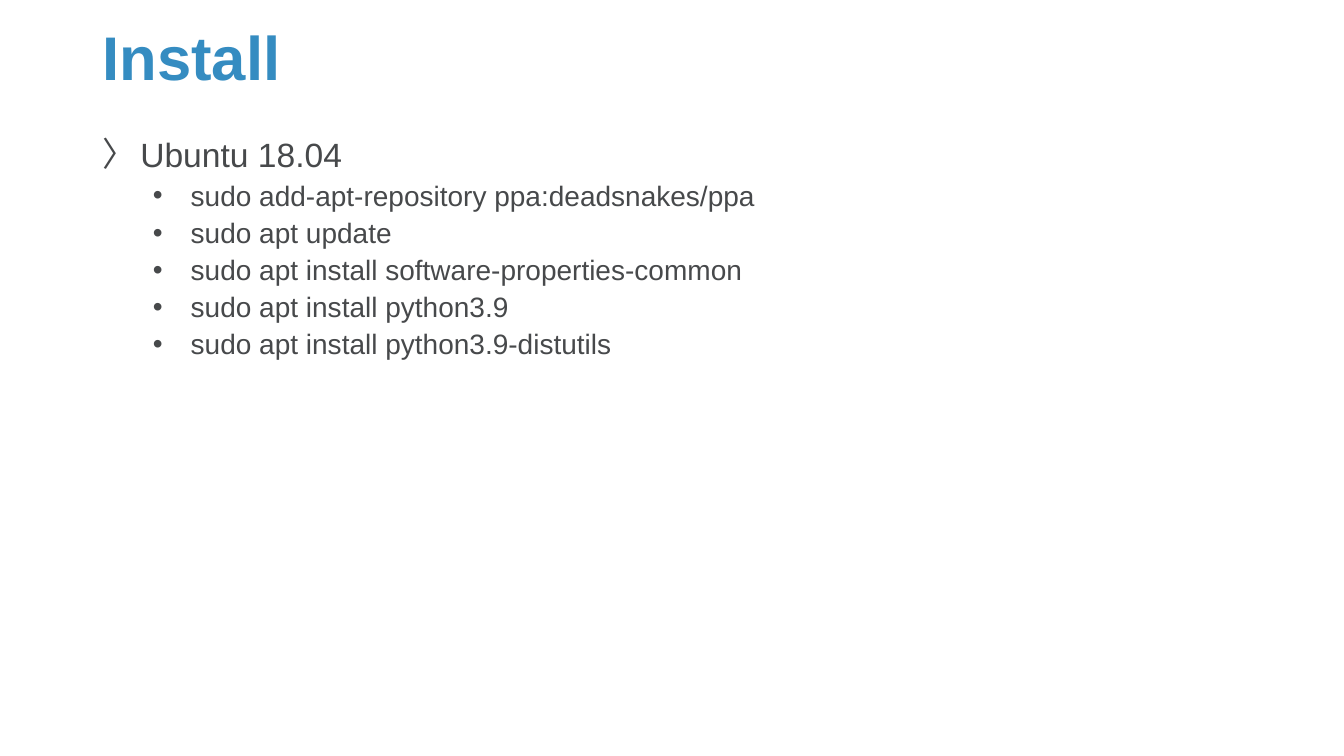
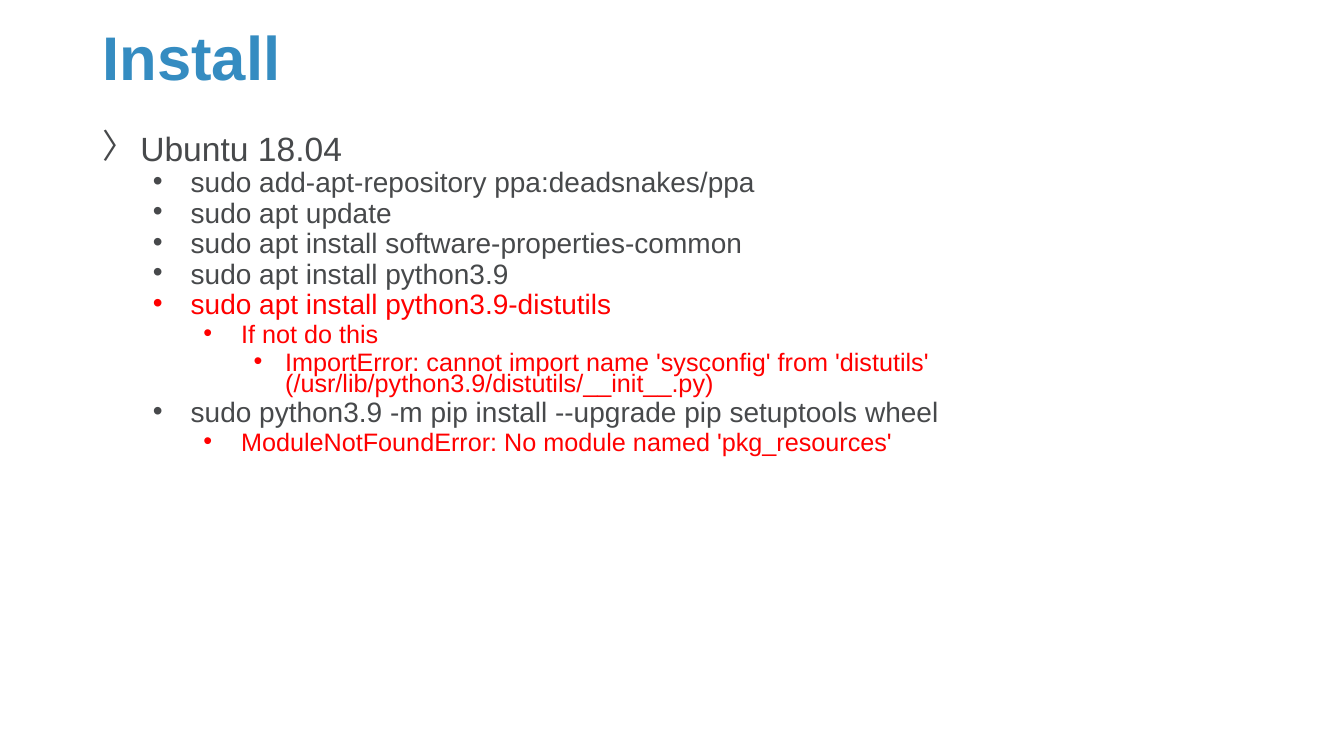
Before and after one commit to Sparks-Lu/TechNotes, a slide deck: slide 3 of Python/Python-Notes.pptx. Drawn at 1344x756 pixels with LibreOffice and Linux fonts; fonts in the diff are those of the drawing; background and template pictures are left out. Boxes give left, top, right and bottom in pixels: in the first picture for what was removed or moved away, otherwise in the second. Text is boxed around its words. In the diff, an @@ line names an element or a change of style, - is before the commit and + after.

```diff
--- a/Python/Python-Notes.pptx
+++ b/Python/Python-Notes.pptx
@@ text at (x1=140, y1=136, x2=754, y2=319): text colour #47494B to #FF0000 in "sudo apt install python3.9-distutils"; line spacing 0.9 to 0.7 @@
@@ text at (x1=191, y1=324, x2=938, y2=456): paragraphs added @@
+    • If not do this
+      • ImportError: cannot import name 'sysconfig' from 'distutils' (/usr/lib/python3.9/distutils/__init__.py)
+  • sudo python3.9 -m pip install --upgrade pip setuptools wheel
+    • ModuleNotFoundError: No module named 'pkg_resources'
```
Also in this commit, not shown: 10 other slides changed, 19 slides added.
